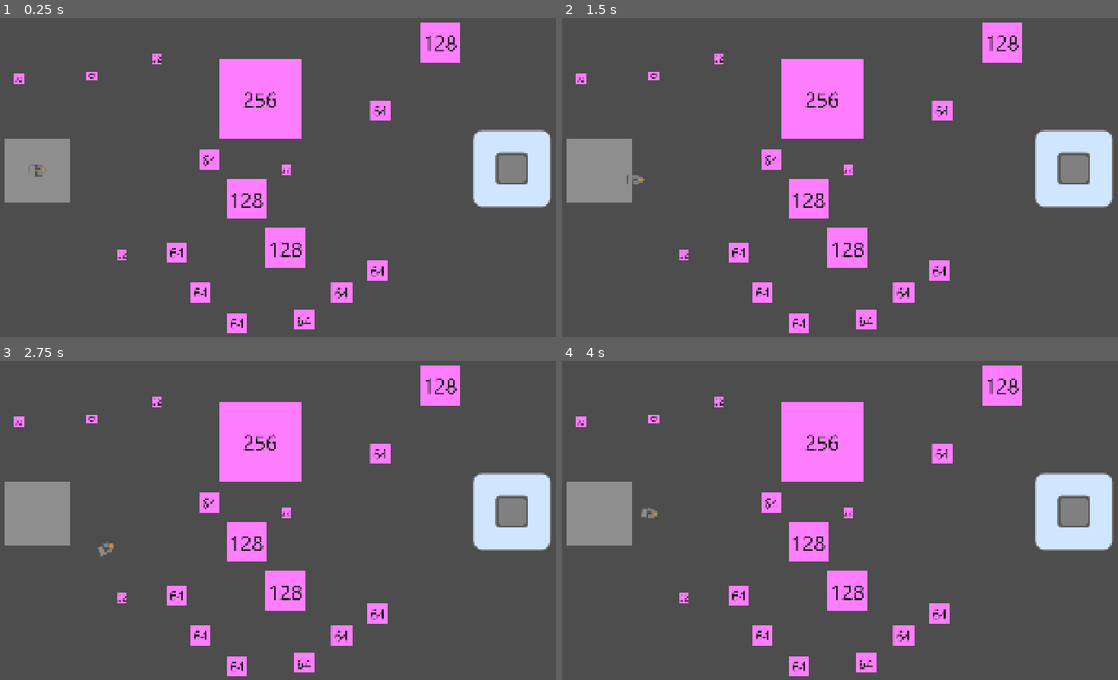
Above: before the commit, frames 1-4 (two rows, left to right).
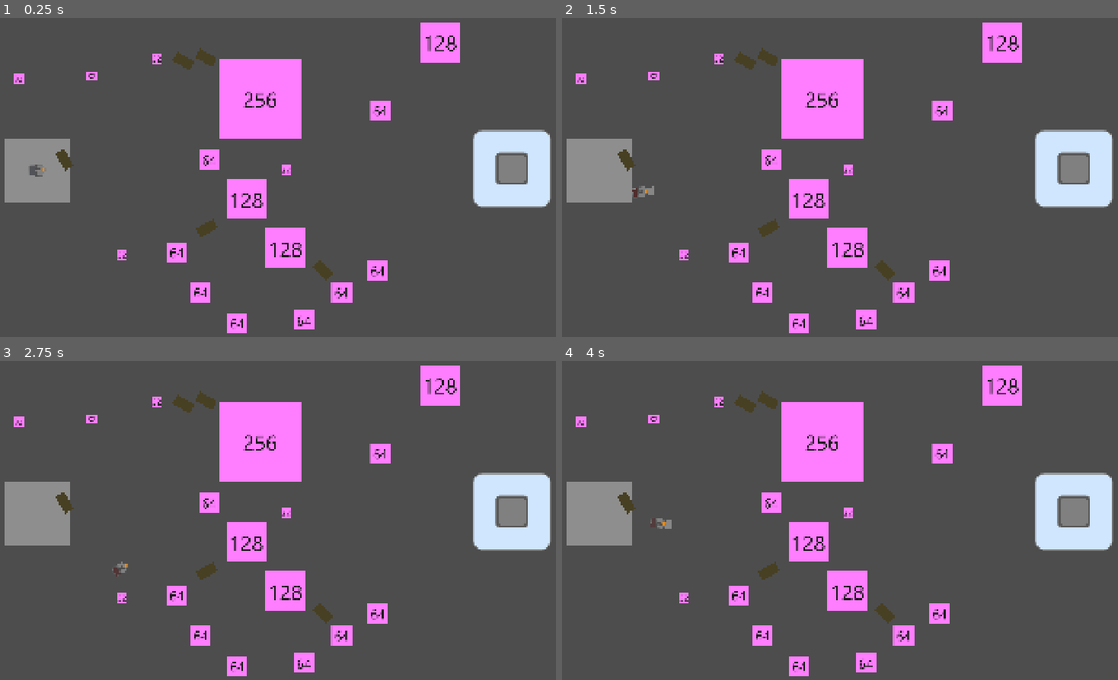
Above: after the commit, the same moments.

Repository: bohdankornienko/autema-game
Game: Godot game, scene res://main.tscn
Two runs of this game, one before a commit and one after it. Both use one fixed random seed, a clock stepped at 60 frames per second and the inputs below.
Inputs (mouse positions are in pixels of both pictures, inside the frame that each line leads up to):
- Up to frame 1 (0.25 s): no input
- Up to frame 2 (1.5 s): tap Enter at 0.5 s; move the mouse to (979, 148) at 0.52 s; press the mouse at (979, 148) at 0.53 s; hold D (move_right) 0.53-1.28 s; move the mouse to (723, 183) at 1.27 s; release the mouse at (723, 183) at 1.28 s; hold S (move_down) from 1.28 s (still down); click (723, 183) at 1.35 s
- Up to frame 3 (2.75 s): move the mouse to (344, 434) at 2.02 s; release S (move_down) at 2.03 s; press the mouse at (344, 434) at 2.03 s; hold D (move_right) from 2.03 s (still down)
- Up to frame 4 (4 s): move the mouse to (812, 577) at 2.77 s; release D (move_right) at 2.78 s; release the mouse at (812, 577) at 2.78 s; hold W (move_up) 2.78-3.53 s; click (812, 577) at 2.85 s; move the mouse to (1029, 558) at 3.52 s; press the mouse at (1029, 558) at 3.53 s; hold A (move_left) from 3.53 s (still down)

The runs differ from the first frame. In frame 1, 0.6% of the frame differs, in the area x 5-60%, y 9-83%; in frame 2, 0.7%, in the area x 10-60%, y 9-83%; in frame 3, 0.7%; in frame 4, 0.7%.

Commit message:
Add a bit of animations. Add destructible item

Diff:
--- a/machines/bot.gd
+++ b/machines/bot.gd
@@ -1,12 +1,45 @@
 extends CharacterBody2D
 
-@export var move_speed = 9000
+const METER = 64
 
-func process_input(delta: float):
-    var input_direction = Input.get_vector("move_left", "move_right", "move_up", "move_down")
-    velocity = input_direction * move_speed * delta
+## meters per second (where meter is 64 pixels)
+@export var move_speed = 1.0
+
+## The number of times the melee attack can be performed per second.
+@export var attack_speed = 1.0
+
+@onready var melee_collision = $MeleeShapeCast2D
+@onready var melee_atck_indicator = $MeleeAttackIndicator
+@onready var melee_timer = $MeleeTimer
+
+var can_attack: bool = true
+var input_direction = Vector2.ZERO
+
+func _ready() -> void:
+    melee_timer.wait_time = 1.0 / attack_speed
+    move_speed = move_speed * METER
+
+func process_input(_delta: float):
+    input_direction = Input.get_vector("move_left", "move_right", "move_up", "move_down")
+    velocity = input_direction * move_speed
     look_at(get_global_mouse_position())
+
+    if Input.is_action_pressed("mouse_left") and can_attack:
+        can_attack = false
+        melee_timer.start()
+        melee_atck_indicator.show()
+
+        if melee_collision.is_colliding():
+            for i in range(melee_collision.get_collision_count()):
+                var target = melee_collision.get_collider(i)
+                if target and target.is_in_group("Destructible"):
+                    target.take_damage(50)
 
 func _physics_process(delta: float) -> void:
     process_input(delta)
     move_and_slide()
+
+
+func _on_melee_timer_timeout() -> void:
+    can_attack = true
+    melee_atck_indicator.hide()
--- a/machines/bot.tscn
+++ b/machines/bot.tscn
@@ -1,20 +1,240 @@
-[gd_scene load_steps=5 format=3 uid="uid://brfdn10dx1rfs"]
+[gd_scene load_steps=28 format=3 uid="uid://brfdn10dx1rfs"]
 
 [ext_resource type="Script" uid="uid://b5ch4jr3hm3gp" path="res://machines/bot.gd" id="1_kveao"]
 [ext_resource type="Texture2D" uid="uid://ejy6cemdocig" path="res://assets/sprites/machine-64.png" id="2_kveao"]
 
 [sub_resource type="CircleShape2D" id="CircleShape2D_kveao"]
 radius = 30.066593
+
+[sub_resource type="CircleShape2D" id="CircleShape2D_stwbx"]
+radius = 15.0
 
 [sub_resource type="AtlasTexture" id="AtlasTexture_stwbx"]
 atlas = ExtResource("2_kveao")
 region = Rect2(0, 0, 64, 64)
 
+[sub_resource type="Animation" id="Animation_kveao"]
+resource_name = "standing"
+length = 2.0
+loop_mode = 2
+tracks/0/type = "value"
+tracks/0/imported = false
+tracks/0/enabled = true
+tracks/0/path = NodePath("EngineVisual:modulate")
+tracks/0/interp = 1
+tracks/0/loop_wrap = true
+tracks/0/keys = {
+"times": PackedFloat32Array(0, 1, 2),
+"transitions": PackedFloat32Array(1, 1, 1),
+"update": 0,
+"values": [Color(1, 1, 1, 1), Color(0.3784, 0.41050667, 0.86, 1), Color(1, 1, 1, 1)]
+}
+
+[sub_resource type="Animation" id="Animation_stwbx"]
+length = 0.001
+tracks/0/type = "value"
+tracks/0/imported = false
+tracks/0/enabled = true
+tracks/0/path = NodePath("EngineVisual:modulate")
+tracks/0/interp = 1
+tracks/0/loop_wrap = true
+tracks/0/keys = {
+"times": PackedFloat32Array(0),
+"transitions": PackedFloat32Array(1),
+"update": 0,
+"values": [Color(0.3784, 0.41050667, 0.86, 1)]
+}
+tracks/1/type = "value"
+tracks/1/imported = false
+tracks/1/enabled = true
+tracks/1/path = NodePath("AttackPart:modulate")
+tracks/1/interp = 1
+tracks/1/loop_wrap = true
+tracks/1/keys = {
+"times": PackedFloat32Array(0),
+"transitions": PackedFloat32Array(1),
+"update": 0,
+"values": [Color(0.89, 0.4984, 0.4984, 0)]
+}
+
+[sub_resource type="Animation" id="Animation_iktd3"]
+resource_name = "moving"
+length = 0.6
+loop_mode = 1
+tracks/0/type = "value"
+tracks/0/imported = false
+tracks/0/enabled = true
+tracks/0/path = NodePath("EngineVisual:modulate")
+tracks/0/interp = 1
+tracks/0/loop_wrap = true
+tracks/0/keys = {
+"times": PackedFloat32Array(0, 0.3, 0.6),
+"transitions": PackedFloat32Array(1, 1, 1),
+"update": 0,
+"values": [Color(1, 1, 1, 1), Color(0.8, 0.08000002, 0.09199982, 1), Color(1, 1, 1, 1)]
+}
+
+[sub_resource type="Animation" id="Animation_j66vv"]
+resource_name = "melee_attacking"
+length = 0.1
+tracks/0/type = "value"
+tracks/0/imported = false
+tracks/0/enabled = true
+tracks/0/path = NodePath("AttackPart:modulate")
+tracks/0/interp = 1
+tracks/0/loop_wrap = true
+tracks/0/keys = {
+"times": PackedFloat32Array(0, 0.05, 0.1),
+"transitions": PackedFloat32Array(1, 1, 1),
+"update": 0,
+"values": [Color(0.89, 0.4984, 0.4984, 0), Color(0.89, 0.4984, 0.4984, 1), Color(0.89, 0.4984, 0.4984, 0)]
+}
+
+[sub_resource type="AnimationLibrary" id="AnimationLibrary_iktd3"]
+_data = {
+&"RESET": SubResource("Animation_stwbx"),
+&"melee_attacking": SubResource("Animation_j66vv"),
+&"moving": SubResource("Animation_iktd3"),
+&"standing": SubResource("Animation_kveao")
+}
+
+[sub_resource type="AnimationNodeAnimation" id="AnimationNodeAnimation_5ek0t"]
+animation = &"moving"
+
+[sub_resource type="AnimationNodeAnimation" id="AnimationNodeAnimation_p3dda"]
+animation = &"moving"
+
+[sub_resource type="AnimationNodeAnimation" id="AnimationNodeAnimation_5ucof"]
+animation = &"moving"
+
+[sub_resource type="AnimationNodeAnimation" id="AnimationNodeAnimation_6xcs8"]
+animation = &"moving"
+
+[sub_resource type="AnimationNodeBlendSpace2D" id="AnimationNodeBlendSpace2D_kveao"]
+blend_point_0/node = SubResource("AnimationNodeAnimation_5ek0t")
+blend_point_0/pos = Vector2(-1, 0)
+blend_point_1/node = SubResource("AnimationNodeAnimation_p3dda")
+blend_point_1/pos = Vector2(0, 1)
+blend_point_2/node = SubResource("AnimationNodeAnimation_5ucof")
+blend_point_2/pos = Vector2(1, 0)
+blend_point_3/node = SubResource("AnimationNodeAnimation_6xcs8")
+blend_point_3/pos = Vector2(0, -1)
+
+[sub_resource type="AnimationNodeAnimation" id="AnimationNodeAnimation_kveao"]
+animation = &"standing"
+
+[sub_resource type="AnimationNodeAnimation" id="AnimationNodeAnimation_stwbx"]
+animation = &"standing"
+
+[sub_resource type="AnimationNodeAnimation" id="AnimationNodeAnimation_iktd3"]
+animation = &"standing"
+
+[sub_resource type="AnimationNodeAnimation" id="AnimationNodeAnimation_j66vv"]
+animation = &"standing"
+
+[sub_resource type="AnimationNodeBlendSpace2D" id="AnimationNodeBlendSpace2D_stwbx"]
+blend_point_0/node = SubResource("AnimationNodeAnimation_kveao")
+blend_point_0/pos = Vector2(-1, 0)
+blend_point_1/node = SubResource("AnimationNodeAnimation_stwbx")
+blend_point_1/pos = Vector2(0, 1)
+blend_point_2/node = SubResource("AnimationNodeAnimation_iktd3")
+blend_point_2/pos = Vector2(1, 0)
+blend_point_3/node = SubResource("AnimationNodeAnimation_j66vv")
+blend_point_3/pos = Vector2(0, -1)
+
+[sub_resource type="AnimationNodeStateMachineTransition" id="AnimationNodeStateMachineTransition_5ek0t"]
+advance_mode = 2
+
+[sub_resource type="AnimationNodeStateMachineTransition" id="AnimationNodeStateMachineTransition_2ai1n"]
+advance_mode = 2
+advance_expression = "input_direction.length() > 0"
+
+[sub_resource type="AnimationNodeStateMachineTransition" id="AnimationNodeStateMachineTransition_kveao"]
+advance_mode = 2
+advance_expression = "input_direction.length() == 0.0"
+
+[sub_resource type="AnimationNodeStateMachine" id="AnimationNodeStateMachine_iktd3"]
+states/Runstate/node = SubResource("AnimationNodeBlendSpace2D_kveao")
+states/Runstate/position = Vector2(512, 134)
+states/StandState/node = SubResource("AnimationNodeBlendSpace2D_stwbx")
+states/StandState/position = Vector2(512, 18)
+transitions = ["Start", "StandState", SubResource("AnimationNodeStateMachineTransition_5ek0t"), "StandState", "Runstate", SubResource("AnimationNodeStateMachineTransition_2ai1n"), "Runstate", "StandState", SubResource("AnimationNodeStateMachineTransition_kveao")]
+graph_offset = Vector2(-153, -113)
+
+[sub_resource type="AnimationNodeStateMachineTransition" id="AnimationNodeStateMachineTransition_j66vv"]
+advance_mode = 2
+
+[sub_resource type="AnimationNodeStateMachine" id="AnimationNodeStateMachine_kveao"]
+states/MoveState/node = SubResource("AnimationNodeStateMachine_iktd3")
+states/MoveState/position = Vector2(533, 100)
+transitions = ["Start", "MoveState", SubResource("AnimationNodeStateMachineTransition_j66vv")]
+graph_offset = Vector2(-183, -132)
+
+[sub_resource type="AnimationNodeBlendTree" id="AnimationNodeBlendTree_stwbx"]
+graph_offset = Vector2(-182, -16)
+nodes/output/position = Vector2(360, 120)
+nodes/StateMachine/node = SubResource("AnimationNodeStateMachine_kveao")
+nodes/StateMachine/position = Vector2(40, 120)
+node_connections = [&"output", 0, &"StateMachine"]
+
 [node name="Bot" type="CharacterBody2D"]
+motion_mode = 1
 script = ExtResource("1_kveao")
 
 [node name="CollisionShape2D" type="CollisionShape2D" parent="."]
 shape = SubResource("CircleShape2D_kveao")
 
+[node name="MeleeAttackIndicator" type="ColorRect" parent="."]
+visible = false
+offset_left = 23.0
+offset_top = -14.0
+offset_right = 43.0
+offset_bottom = 14.0
+color = Color(1, 1, 1, 0.3254902)
+
+[node name="MeleeTimer" type="Timer" parent="."]
+one_shot = true
+
+[node name="MeleeShapeCast2D" type="ShapeCast2D" parent="."]
+shape = SubResource("CircleShape2D_stwbx")
+target_position = Vector2(31, 0)
+
 [node name="Sprite2D" type="Sprite2D" parent="."]
 texture = SubResource("AtlasTexture_stwbx")
+
+[node name="EngineVisual" type="ColorRect" parent="."]
+modulate = Color(0.3784, 0.41050667, 0.86, 1)
+offset_left = -23.0
+offset_top = -13.0
+offset_right = -8.0
+offset_bottom = 12.0
+color = Color(0.27752784, 0.2775277, 0.27752772, 0.7294118)
+
+[node name="AnimationPlayer" type="AnimationPlayer" parent="."]
+libraries = {
+&"": SubResource("AnimationLibrary_iktd3")
+}
+
+[node name="AnimationTree" type="AnimationTree" parent="."]
+tree_root = SubResource("AnimationNodeBlendTree_stwbx")
+advance_expression_base_node = NodePath("..")
+anim_player = NodePath("../AnimationPlayer")
+parameters/StateMachine/MoveState/Runstate/blend_position = Vector2(0.30715442, -0.13725495)
+parameters/StateMachine/MoveState/StandState/blend_position = Vector2(-0.598709, 0.39869285)
+
+[node name="AttackPart" type="Node2D" parent="."]
+modulate = Color(0.89, 0.4984, 0.4984, 0)
+
+[node name="Left" type="ColorRect" parent="AttackPart"]
+offset_left = -2.0
+offset_top = -16.0
+offset_right = 13.0
+offset_bottom = -7.0
+
+[node name="Right" type="ColorRect" parent="AttackPart"]
+offset_left = -2.0
+offset_top = 5.0
+offset_right = 13.0
+offset_bottom = 14.0
+
+[connection signal="timeout" from="MeleeTimer" to="." method="_on_melee_timer_timeout"]
--- a/main.tscn
+++ b/main.tscn
@@ -9,6 +9,7 @@
 [ext_resource type="PackedScene" uid="uid://fh6gw7haj8ww" path="res://objects/mockup_256.tscn" id="6_4c57u"]
 [ext_resource type="PackedScene" uid="uid://ba2qx3hp0kn3t" path="res://gui/you_won.tscn" id="8_kek77"]
 [ext_resource type="PackedScene" uid="uid://dytbynfs1y6" path="res://gui/main_menu.tscn" id="9_4c57u"]
+[ext_resource type="PackedScene" uid="uid://c84itrsqma0cn" path="res://objects/obstacle.tscn" id="10_4c57u"]
 
 [sub_resource type="AtlasTexture" id="AtlasTexture_272bh"]
 atlas = ExtResource("2_0xm2m")
@@ -96,8 +97,32 @@
 position = Vector2(0, -1)
 shape = SubResource("RectangleShape2D_5vw27")
 
+[node name="Obstacles" type="Node" parent="."]
+
+[node name="Obstacle" parent="Obstacles" instance=ExtResource("10_4c57u")]
+position = Vector2(271, 520)
+rotation = 1.0471976
+
+[node name="Obstacle2" parent="Obstacles" instance=ExtResource("10_4c57u")]
+position = Vector2(645, 208)
+rotation = 0.5235988
+
+[node name="Obstacle3" parent="Obstacles" instance=ExtResource("10_4c57u")]
+position = Vector2(716.99994, 198)
+rotation = 0.5235988
+
+[node name="Obstacle4" parent="Obstacles" instance=ExtResource("10_4c57u")]
+position = Vector2(719, 736)
+rotation = -0.5235988
+
+[node name="Obstacle5" parent="Obstacles" instance=ExtResource("10_4c57u")]
+position = Vector2(1085, 871)
+rotation = 0.7853982
+
 [node name="Bot" parent="." instance=ExtResource("3_h2yge")]
 position = Vector2(185, 554)
+move_speed = 3.0
+attack_speed = 3.0
 
 [node name="MainMenu" parent="." instance=ExtResource("9_4c57u")]
 visible = false
--- /dev/null
+++ b/objects/obstacle.gd
@@ -0,0 +1,14 @@
+#class_name Obstacle extends StaticBody2D
+extends StaticBody2D
+
+@export var max_health : float = 100.0
+@export var health : float = 100.0
+
+func _ready() -> void:
+    health = min(health, max_health)
+
+func take_damage(value: float):
+    health -= value
+
+    if health <= 0.0:
+        queue_free()
--- /dev/null
+++ b/objects/obstacle.tscn
@@ -0,0 +1,19 @@
+[gd_scene load_steps=3 format=3 uid="uid://c84itrsqma0cn"]
+
+[ext_resource type="Script" uid="uid://beorn4uwk3pco" path="res://objects/obstacle.gd" id="1_g5jnw"]
+
+[sub_resource type="RectangleShape2D" id="RectangleShape2D_mpwwi"]
+size = Vector2(62, 32)
+
+[node name="Obstacle" type="StaticBody2D" groups=["Destructible"]]
+script = ExtResource("1_g5jnw")
+
+[node name="CollisionShape2D" type="CollisionShape2D" parent="."]
+shape = SubResource("RectangleShape2D_mpwwi")
+
+[node name="ColorRect" type="ColorRect" parent="."]
+offset_left = -31.0
+offset_top = -16.0
+offset_right = 31.0
+offset_bottom = 16.0
+color = Color(0.2836524, 0.25119987, 0.13710293, 1)
Not shown: 1 places in main.tscn that only renumber resources
Not shown, added: objects/obstacle.gd.uid
